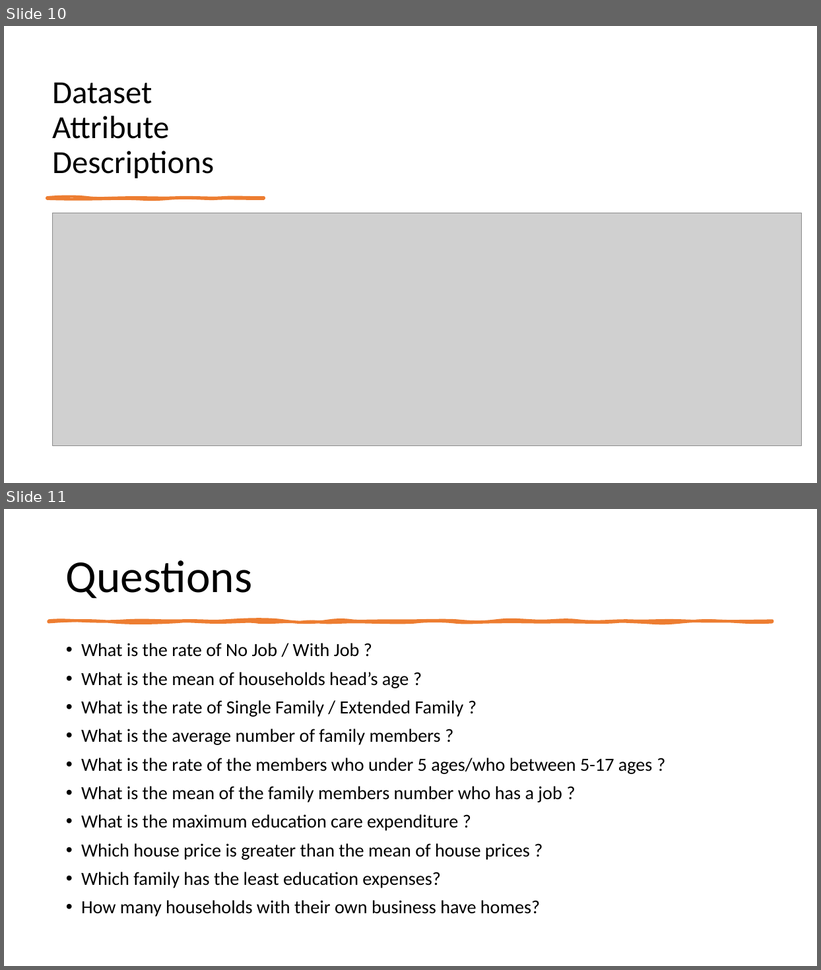
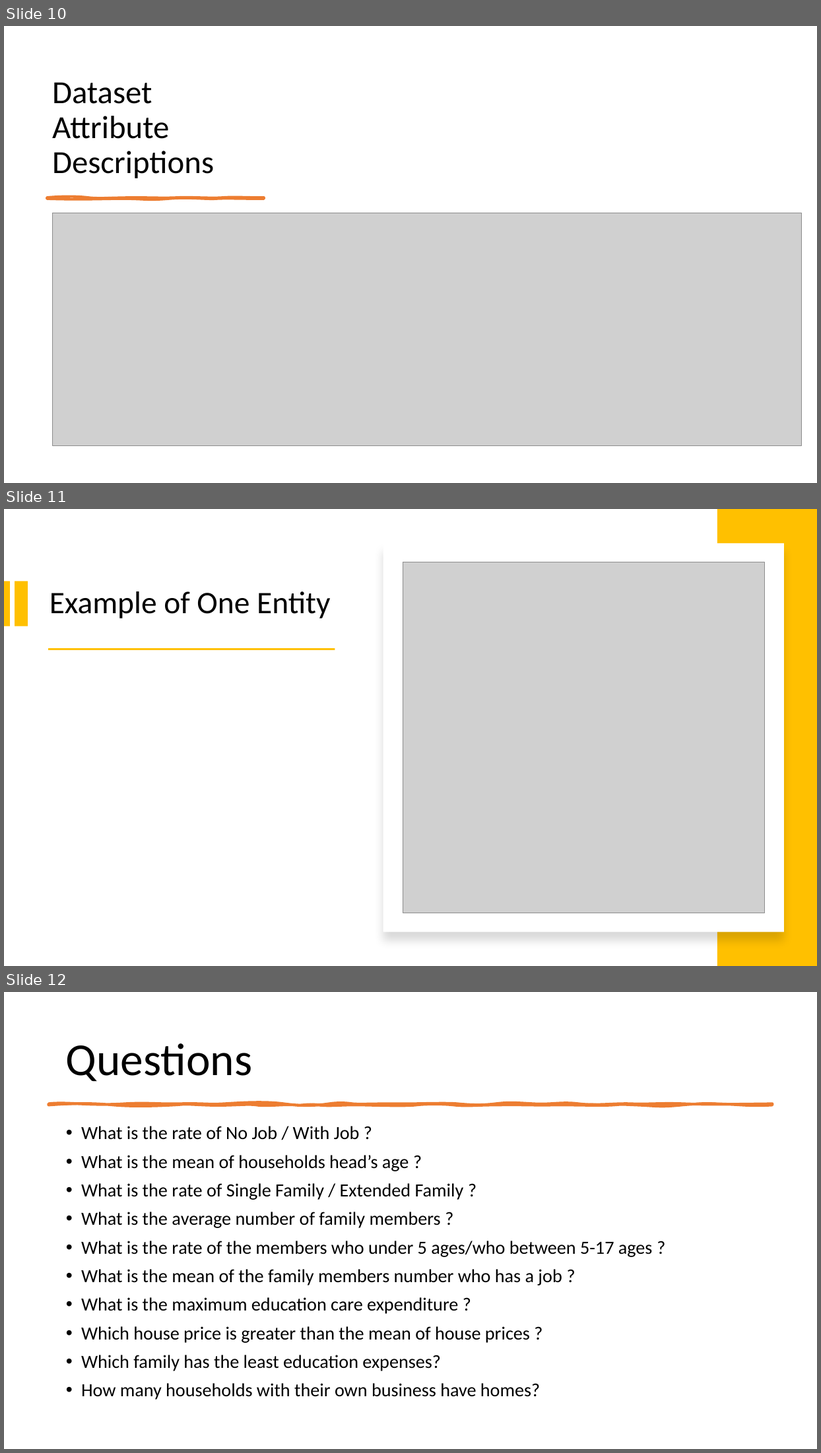
Before and after one commit to AliDikme/Database-Lab, a slide deck: dataPowerPoint.pptx. Shown one above the other, each under a label of ours: slides 10 and 11 before the commit, slides 10, 11 and 12 after it. The pictures are 821x970 and 821x1453 pixels, drawn with LibreOffice and Linux fonts; fonts in the diff are those of the drawing; grey boxes stand for pictures. Boxes give left, top, right and bottom in pixels: in the first picture for what was removed or moved away, otherwise in the second. Text is boxed around its words. In the diff, an @@ line names an element or a change of style, - is before the commit and + after.

Commit message:
entity slide added

```diff
--- a/dataPowerPoint.pptx
+++ b/dataPowerPoint.pptx
@@ slide 11 added at (4, 509, 817, 966), background #FFFFFF @@
@@ rectangle added at (717, 509, 817, 966), fill #FFC000 @@
@@ rectangle added at (384, 543, 784, 932), fill #FFFFFF @@
@@ picture added at (403, 562, 765, 913) @@
@@ rectangle added at (4, 581, 10, 626), fill #FFC000 @@
@@ rectangle added at (15, 581, 27, 626), fill #FFC000 @@
@@ title added at (50, 591, 330, 619), 37 pt, text #000000 @@
+Example of One Entity
@@ rectangle added at (48, 649, 335, 650), fill #FFC000 @@
@@ what was slide 11 is now slide 12 @@
```
